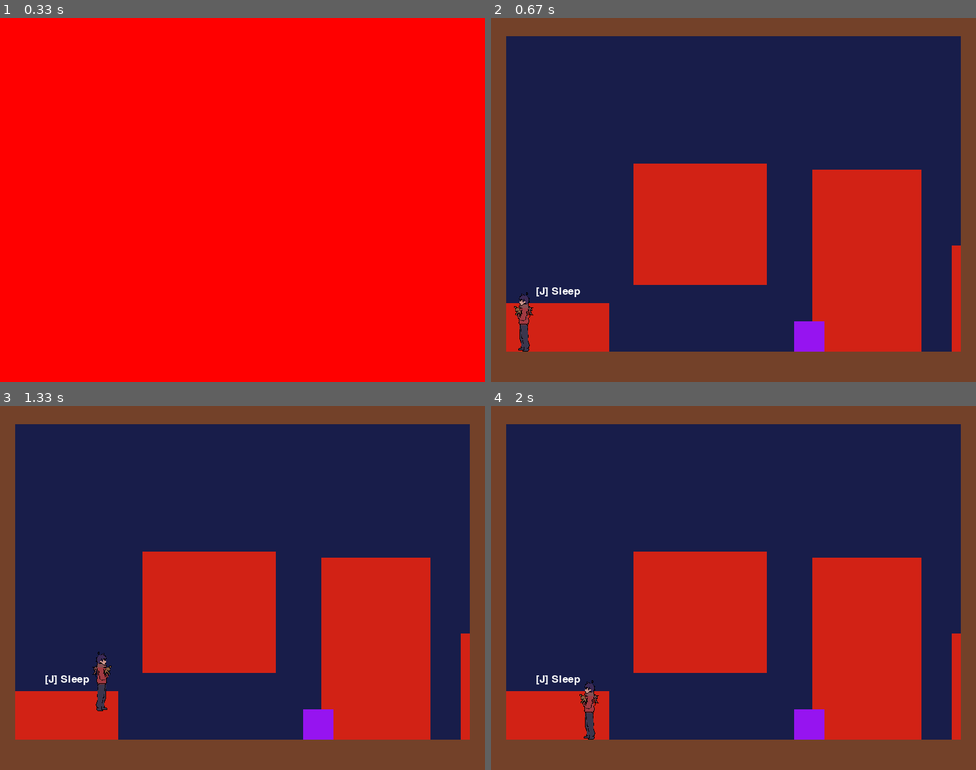
Above: before the commit, frames 1-4 (two rows, left to right).
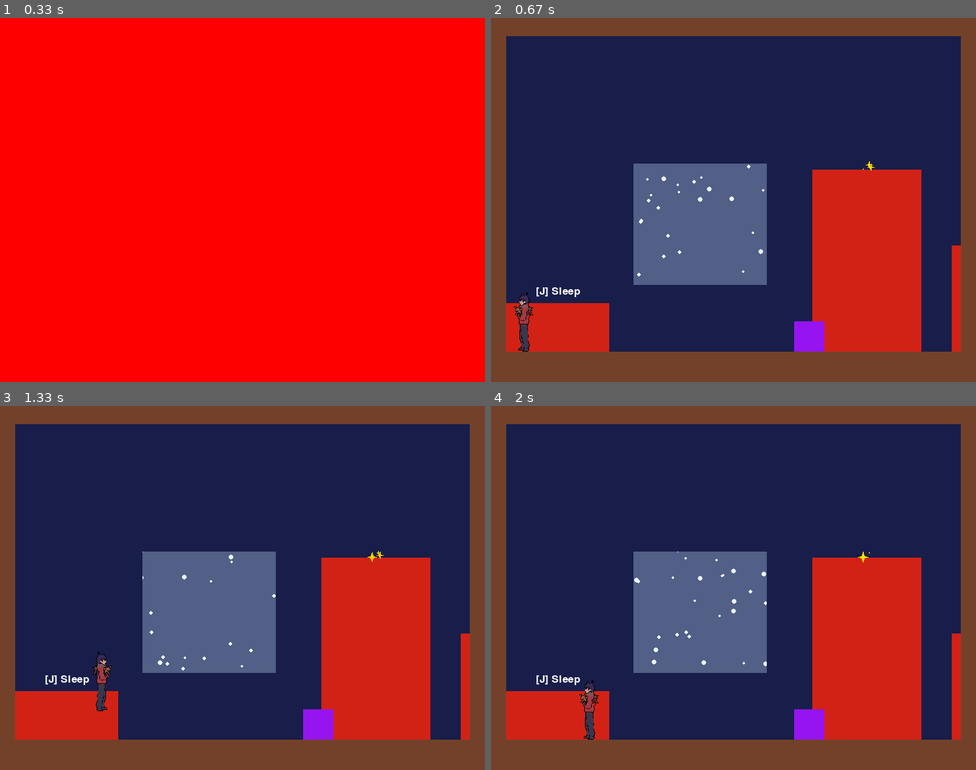
Above: after the commit, the same moments.

Repository: Jayyyy1022/Pygame
Game: pygame game, started from game.py
Two runs of this game, one before a commit and one after it. Both use one fixed random seed, a clock stepped at 60 frames per second and the inputs below.
Inputs:
- Up to frame 1 (0.33 s): no input
- Up to frame 2 (0.67 s): tap A at 0.33 s
- Up to frame 3 (1.33 s): hold D 0.67-1.13 s; hold D from 1.17 s (still down); tap Space at 1.23 s
- Up to frame 4 (2 s): tap Space at 1.53, 1.73 s; release D at 1.63 s; hold A from 1.67 s (still down)

Frame 1 is identical in both runs. In frame 2, 9.2% of the frame differs, in the area x 29-80%, y 39-74%; in frame 3, 9.2%; in frame 4, 9.2%.

Commit message:
C3 refined with particles

Diff:
--- a/Scenes/chapter3.py
+++ b/Scenes/chapter3.py
@@ -1,11 +1,13 @@
 import pygame
 import sys
+import random
 
 from Entities.Obstacle import platform
 from Entities.Decoration import prop
 from Entities.Player import player_child
 from Entities.Enemy import enemy_krampus
 from Scenes import game_state_manager
+from Scenes import particles
 
 ## Game variables
 GROUND_Y = 550
@@ -19,6 +21,7 @@
 BROWN_FLOOR = (115, 65, 41)
 RED_OBJECT = (210, 34, 21)
 PRESENT_COLOR = (150, 20, 240)
+WINDOW_GLASS_COLOR = (200, 230, 255)
 WHITE = (255, 255, 255)
 BLACK = (0, 0, 0)
 
@@ -50,6 +53,8 @@
 christmas_tree = pygame.Rect((RIGHT_WALL_X - 245), (GROUND_Y - 300), 180, 300)
 door = pygame.Rect((RIGHT_WALL_X - 15), (GROUND_Y - 175), 15, 175)
 present = pygame.Rect((RIGHT_WALL_X - 275), (GROUND_Y - 50), 50, 50)
+
+window_glass = pygame.Surface((window.width, window.height))
 
 props = pygame.sprite.Group()
 # props.add(platform.Platform((RIGHT_WALL_X - 275), (GROUND_Y - 50), 50, 50, PRESENT_COLOR)) ## present
@@ -104,6 +109,16 @@
             {"name": "door", "rect": door, "hint": "[J] Open", "text": "There's nobody outside.", "sound": interact_sound, "position": ((door.x - 25), (door.y - 10))}
         ]
 
+        self.doorParticles = []
+        self.isDoorBroken = False
+        self.starSparkles = []
+        self.starSparkles.append(particles.Sparkle((christmas_tree.centerx + 4), (christmas_tree.top - 8))) ## have to change the pos so that it matches assets ltr
+        self.starSparkles.append(particles.Sparkle((christmas_tree.centerx + 7), (christmas_tree.top - 4)))
+        self.starSparkles.append(particles.Sparkle((christmas_tree.centerx - 6), (christmas_tree.top - 1)))
+        self.snowParticles = []
+        for _ in range(200):
+            self.snowParticles.append(particles.Snow(800, 600, 2, -4))
+
         self.start_time = pygame.time.get_ticks()
         self.trigger_delay = 5000 # seconds delay b4 knocking phase
         self.knocking_interval = 3000 # 3 seconds between knocks
@@ -114,14 +129,11 @@
         self.inching_timer = 0
         self.black_bar_height = 0
         self.red_filter_alpha = 0
-        self.krampus = None
+        self.krampus = enemy_krampus.Enemy_Krampus((door.centerx + 70), door.centery, 0.2, 2)
 
         self.player_target_x = 0
         self.enemy_target_x = 0
         self.move_speed = 2 # Speed of smooth movement during inching
-
-        # self.platforms = pygame.sprite.Group()
-        # self.platforms.add(platform.Platform(-50, GROUND_Y, 900, 120, BROWN_FLOOR))
 
         self.player = player_child.Player_Child(PLAYER_X, (GROUND_Y - 60), PLAYER_SIZE_SCALE, MOVEMENT_SPEED, GRAVITY)
         self.platforms = pygame.sprite.Group()
@@ -148,6 +160,12 @@
                 self.last_knock_time = current_time
 
         elif self.state == "BREAKING":
+            if not self.doorParticles and not self.isDoorBroken:
+                self.isDoorBroken = True
+                for _ in range(50):
+                    spawn_y = random.randint(door.top, door.bottom)
+                    self.doorParticles.append(particles.Splinter(door.left, spawn_y, (150, 210)))
+
             self.knockingChannel.stop()
             self.interactChannel.stop()
 
@@ -168,7 +186,9 @@
                 self.state = "INCHING"
                 self.inching_timer = current_time
 
-                self.krampus = enemy_krampus.Enemy_Krampus(door.centerx, door.centery, 0.2, 2)
+                if self.krampus.rect.x > door.x:
+                    self.krampus.rect.x -= self.move_speed
+
                 self.player_target_x = self.player.rect.x
                 self.enemy_target_x = self.krampus.rect.x
 
@@ -185,12 +205,13 @@
                 self.enemy_target_x = self.krampus.rect.x - (move_dist + 20) ## krampus will be slightly faster
                 self.inching_timer = current_time
 
-                if self.inching_count >= 3:
+                if self.inching_count >= 4:
                     self.state = "RUSH"
                     self.inching_timer = current_time
 
         elif self.state == "RUSH":
             self.horrorTensionChannel.fadeout(1000)
+            self.player.rect.x -= 2
             self.krampus.rect.x -= 15
             if self.krampus.rect.colliderect(self.player.rect):
                 self.state = "BLACKOUT"
@@ -223,6 +244,12 @@
             if self.krampus:
                 self.krampus.draw(self.display)
             self.draw_vfx()
+
+        for particle in self.doorParticles[:]:
+            particle.update()
+            particle.draw(self.display)
+            if particle.life <= 0:
+                self.doorParticles.remove(particle)
 
         ## self.player.isCutscene = True ## need to set this too true during final jumpscare
         # if not self.player.isCutscene:
@@ -273,24 +300,31 @@
 
     def draw_room(self):
         self.display.fill(BLIZZARD_NIGHT)
-
         self.play_bgm(0, 4000)
 
-        # pygame.draw.rect(self.display, BROWN_FLOOR, floor)
-        # self.draw_props_rect(BROWN_FLOOR, left_wall)
-        # self.draw_props_rect(BROWN_FLOOR, right_wall)
+        ## snow thru window
+        self.display.set_clip(window)
+        for snow in self.snowParticles:
+            snow.update()
+            snow.draw(self.display)
+        self.display.set_clip(None)
+
+        window_glass.set_alpha(85)
+        window_glass.fill(WINDOW_GLASS_COLOR)
+        self.display.blit(window_glass, (window.x, window.y))
 
         self.platforms.draw(self.display)
-        # props.draw(self.display)
-
         self.draw_props_rect(BROWN_FLOOR, ceiling)
         self.draw_props_rect(RED_OBJECT, bed)
-        self.draw_props_rect(RED_OBJECT, window)
+        # self.draw_props_rect(RED_OBJECT, window)
         self.draw_props_rect(RED_OBJECT, christmas_tree)
         self.draw_props_rect(PRESENT_COLOR, present)
         if self.state not in ["BREAKING", "INCHING", "RUSH"]:
             self.draw_props_rect(RED_OBJECT, door)
 
+        for sparkle in self.starSparkles:
+            sparkle.update()
+            sparkle.draw(self.display)
 
     # def object_interactions(self, interactedObject, x, y, interactText, hintText = default_hint):
     #     if self.player.rect.colliderect(interactedObject):
--- /dev/null
+++ b/Scenes/particles.py
@@ -0,0 +1,122 @@
+import pygame
+import random
+import math
+
+BROWN_DOOR = (115, 65, 41)
+
+class Particles(pygame.sprite.Sprite):
+    def __init__(self, groups: pygame.sprite.Group,
+                 position: list,
+                 color: str,
+                 direction: pygame.math.Vector2,
+                 speed: int):
+        super().__init__(groups,)
+        self.position = position
+        self.color = color
+        self.direction - direction
+        self.speed = speed
+
+
+    def create_surf(self):
+        self.image = pygame.Surface((4, 4)).convert_alpha
+        self.image.set_colorkey("black")
+        pygame.draw.circle(self.image, self.color, (2, 2), 2)
+        self.rect = self.image.get_rect(center = self.position)
+
+    def move(self, dt):
+        self.position += self.speed * dt
+        self.rect.center = self.position
+
+    def update(self, dt):
+        self.move(dt)
+
+
+
+class Splinter:
+    def __init__(self, x, y, angle_range):
+        self.rect = pygame.Rect(x, y, random.randint(8, 12), random.randint(6, 8))
+        self.color = BROWN_DOOR
+
+        angle = math.radians(random.uniform(angle_range[0], angle_range[1]))
+        speed = random.uniform(4, 10)
+
+        self.vx = math.cos(angle) * speed
+        self.vy = math.sin(angle) * speed
+        self.gravity = 0.2
+        self.life = 255
+
+    def update(self):
+        self.rect.x += self.vx
+        self.rect.y += self.vy
+        self.vy += self.gravity
+        self.life -= 5
+
+    def draw(self, surface):
+        if self.life > 0:
+            surf = pygame.Surface((self.rect.width, self.rect.height))
+            surf.set_alpha(self.life)
+            surf.fill(self.color)
+            surface.blit(surf, (self.rect.x, self.rect.y))
+
+
+
+class Sparkle:
+    def __init__(self, x, y):
+        self.x = x
+        self.y = y
+        self.base_size = random.randint(5, 10)
+        self.color = [255, 215, 0]
+        self.timer = random.uniform(0, math.pi * 2)
+        self.speed = random.uniform(0.03, 0.07)
+
+    def update(self):
+        self.timer += self.speed
+        self.scale = 0.5 + (math.sin(self.timer) * 0.5)
+
+        flicker = random.randint(-20, 20)
+        self.current_color = (
+            max(0, min(255, self.color[0] + flicker)),
+            max(0, min(255, self.color[1] + flicker)),
+            0
+        )
+
+    def draw(self, surface):
+        s = self.base_size * self.scale
+        if s <= 0.1:
+            return
+
+        pygame.draw.polygon(surface, self.current_color, [
+            (self.x, self.y - s), (self.x + s/3, self.y),
+            (self.x, self.y + s), (self.x - s/3, self.y)
+        ])
+        pygame.draw.polygon(surface, self.current_color, [
+            (self.x - s, self.y), (self.x, self.y - s/3),
+            (self.x + s, self.y), (self.x, self.y + s/3)
+        ])
+
+class Snow:
+    def __init__(self, screen_width, screen_height, speed_offset = 0, drift_offset = 0):
+        self.sw = screen_width
+        self.sh = screen_height
+        self.speed_offset = speed_offset
+        self.drift_offset = drift_offset
+        self.reset(True)
+
+    def reset(self, first_time=False):
+        self.x = random.randint(0, self.sw)
+        self.y = random.randint(0, self.sh) if first_time else random.randint(-50, -10)
+
+        self.size = random.randint(2, 4)
+        self.fall_speed = random.uniform(1.5, 3.5) + self.speed_offset
+        self.drift = random.uniform(-0.5, 0.5) + self.drift_offset
+        self.alpha = random.randint(150, 255)
+
+    def update(self):
+        self.y += self.fall_speed
+        self.x += self.drift
+
+        if self.y > self.sh or self.x < 0 or self.x > self.sw:
+            self.reset()
+
+    def draw(self, surface):
+        pygame.draw.circle(surface, "white", (int(self.x), int(self.y)), self.size)
